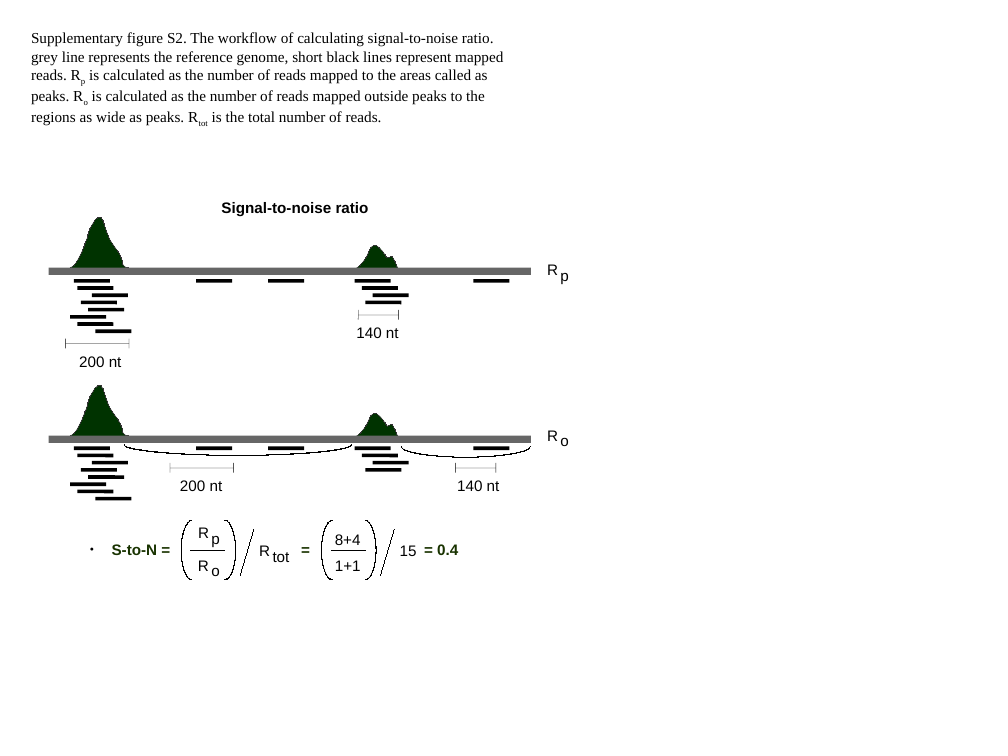
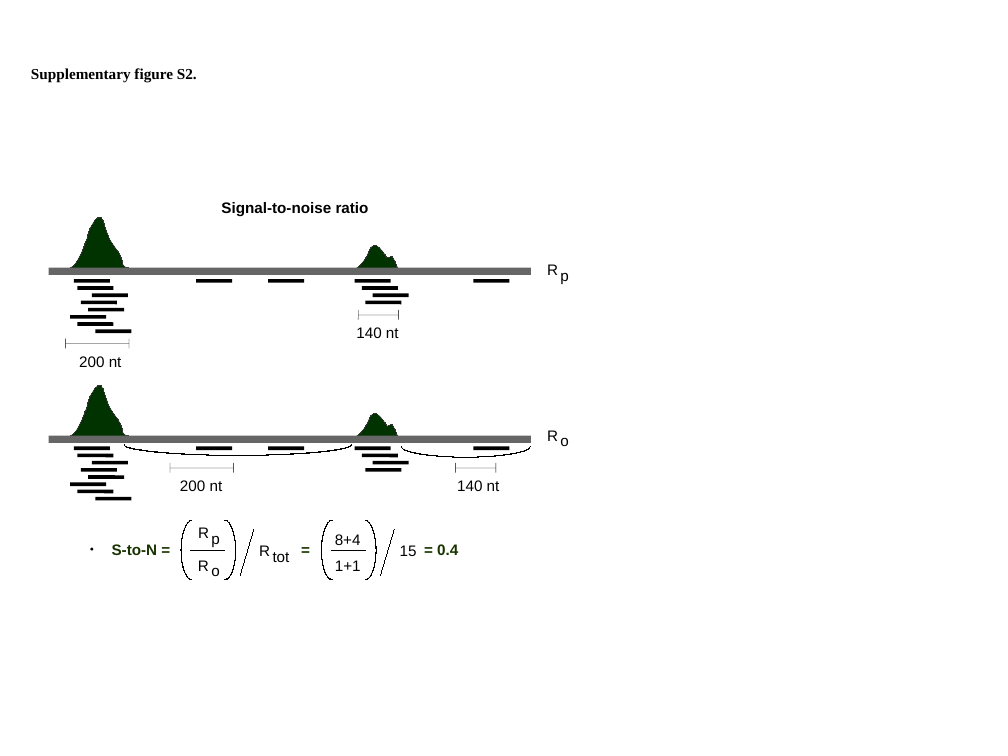
Before and after one commit to jknightlab/ATACseq_pipeline, a slide deck: slide 13 of Core_manuscript/Paper/Figures/ATAC_figures.odp (slide 14 before the commit). Drawn at 1008x756 pixels with LibreOffice and Linux fonts; fonts in the diff are those of the drawing. Boxes give left, top, right and bottom in pixels: in the first picture for what was removed or moved away, otherwise in the second. Text is boxed around its words. In the diff, an @@ line names an element or a change of style, - is before the commit and + after.

Commit message:
main and supplementary figures for the text

```diff
--- a/Core_manuscript/Paper/Figures/ATAC_figures.odp
+++ b/Core_manuscript/Paper/Figures/ATAC_figures.odp
@@ text removed at (x1=31, y1=32, x2=503, y2=126) @@
-Supplementary figure S2. The workflow of calculating signal-to-noise ratio.
-grey line represents the reference genome, short black lines represent mapped
-reads. Rp is calculated as the number of reads mapped to the areas called as
-peaks. Ro is calculated as the number of reads mapped outside peaks to the
-regions as wide as peaks. Rtot is the total number of reads.
@@ text added at (x1=31, y1=68, x2=197, y2=83), 12 pt, text #000000, bold @@
+Supplementary figure S2.
```
Also in this commit, not shown: 16 other slides changed, 22 slides removed, 1 other file.
